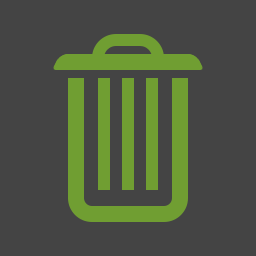
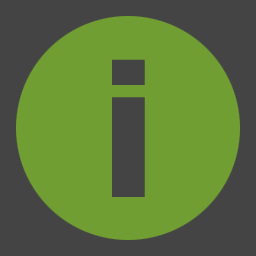
Layer changes from the first 256×256 image to the second:
added group "info" with 2 layers above "Settings" over [16, 16, 240, 240]
added layer "normal" (1st of 6, in "info") in group "info" over [16, 16, 240, 240]
hid group "Delete" (5 layers) over [33, 16, 223, 240]
painted on "lid" over [33, 16, 223, 70]
painted on "bin" over [53, 66, 203, 240]
